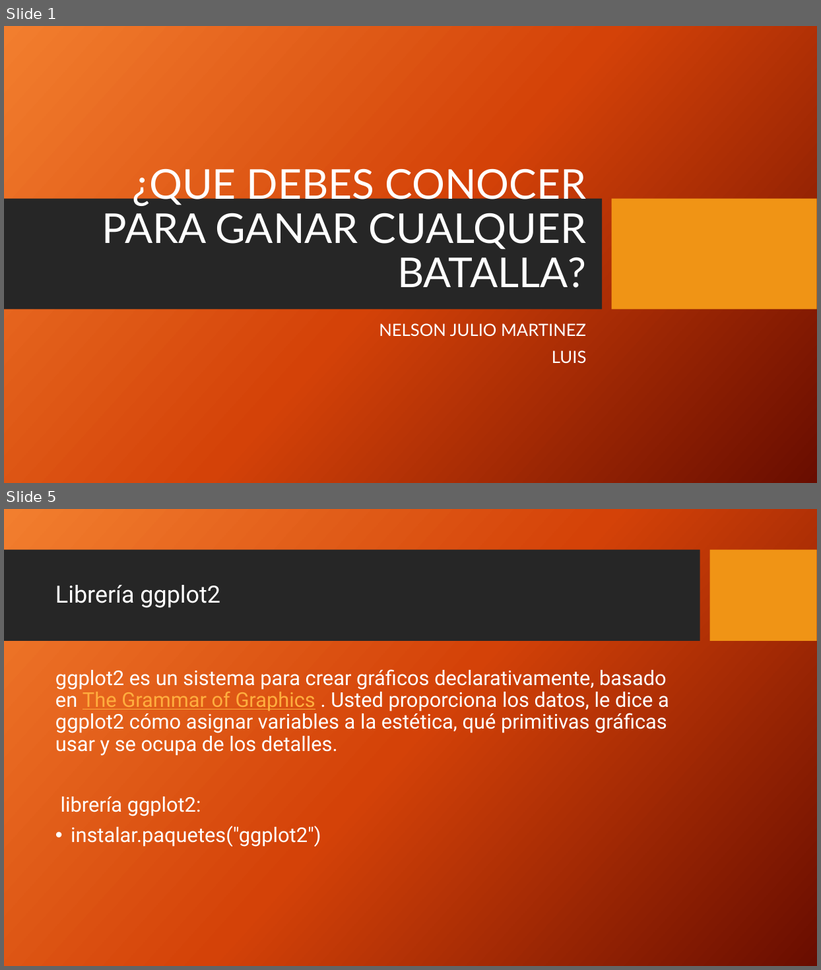
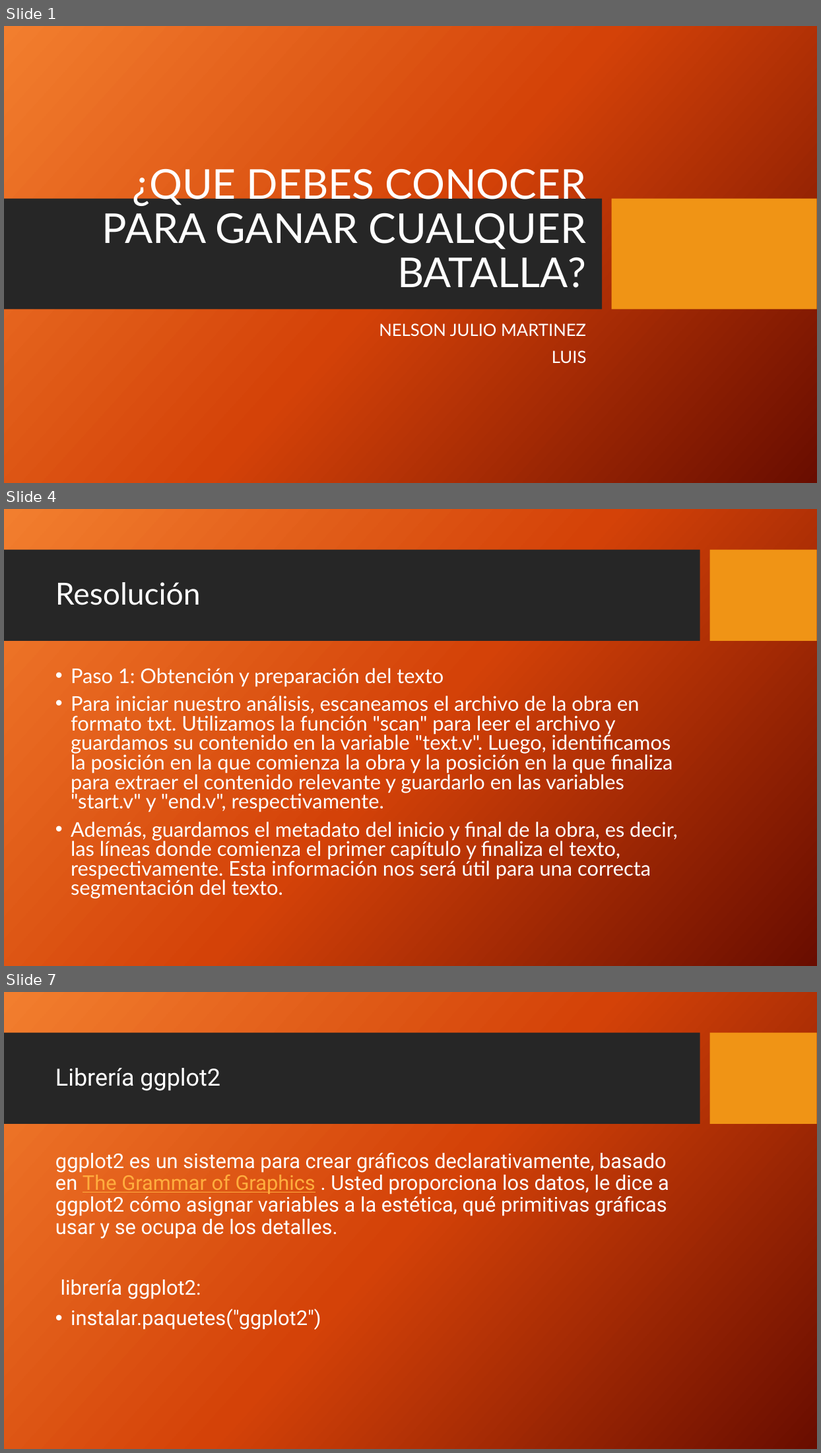
Before and after one commit to Byneros/TallerGestionDeDatosElArteDeLaGuerra, a slide deck: QUE DEBES CONOCER PARA GANAR CUALQUER BATALLA OTRA VERSION.pptx. Shown one above the other, each under a label of ours: slides 1 and 5 before the commit, slides 1, 4 and 7 after it; the slides between them are not shown. The pictures are 821x970 and 821x1453 pixels, drawn with LibreOffice and Linux fonts; fonts in the diff are those of the drawing; background and template pictures are left out. Boxes give left, top, right and bottom in pixels: in the first picture for what was removed or moved away, otherwise in the second. Text is boxed around its words. In the diff, an @@ line names an element or a change of style, - is before the commit and + after.

```diff
--- a/QUE DEBES CONOCER PARA GANAR CUALQUER BATALLA OTRA VERSION.pptx
+++ b/QUE DEBES CONOCER PARA GANAR CUALQUER BATALLA OTRA VERSION.pptx
@@ slide 4 added at [4, 509, 817, 966], background picture (left out); not listed: 2 template elements that a slide beside it also shows @@
@@ title added at [55, 582, 201, 605], 36 pt, text #FFFFFF @@
+Resolución
@@ text added at [71, 668, 678, 899], 24 pt, text #FFFFFF @@
+• Paso 1: Obtención y preparación del texto
+• Para iniciar nuestro análisis, escaneamos el archivo de la obra en formato txt. Utilizamos la función "scan" para leer el archivo y guardamos su contenido en la variable "text.v". Luego, identificamos la posición en la que comienza la obra y la posición en la que finaliza para extraer el contenido relevante y guardarlo en las variables "start.v" y "end.v", respectivamente.
+• Además, guardamos el metadato del inicio y final de la obra, es decir, las líneas donde comienza el primer capítulo y finaliza el texto, respectivamente. Esta información nos será útil para una correcta segmentación del texto.
@@ what was slide 5 is now slide 7 @@
```
Also in this commit, not shown: 3 slides changed, 4 other slides added, 3 other files.
